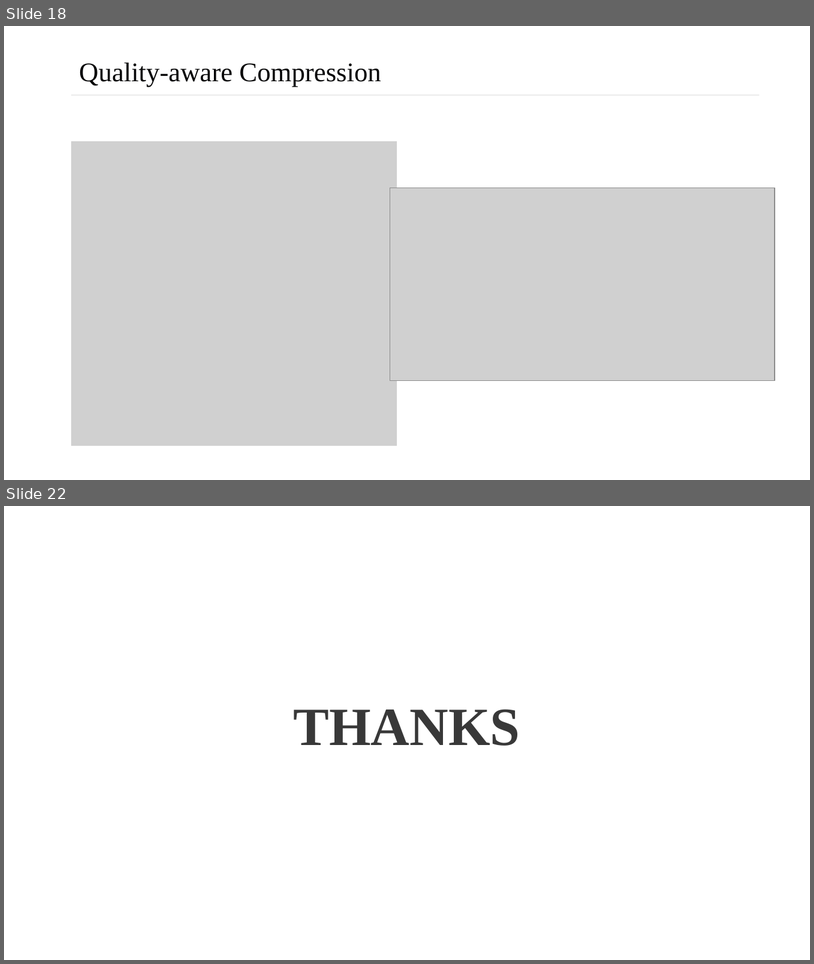
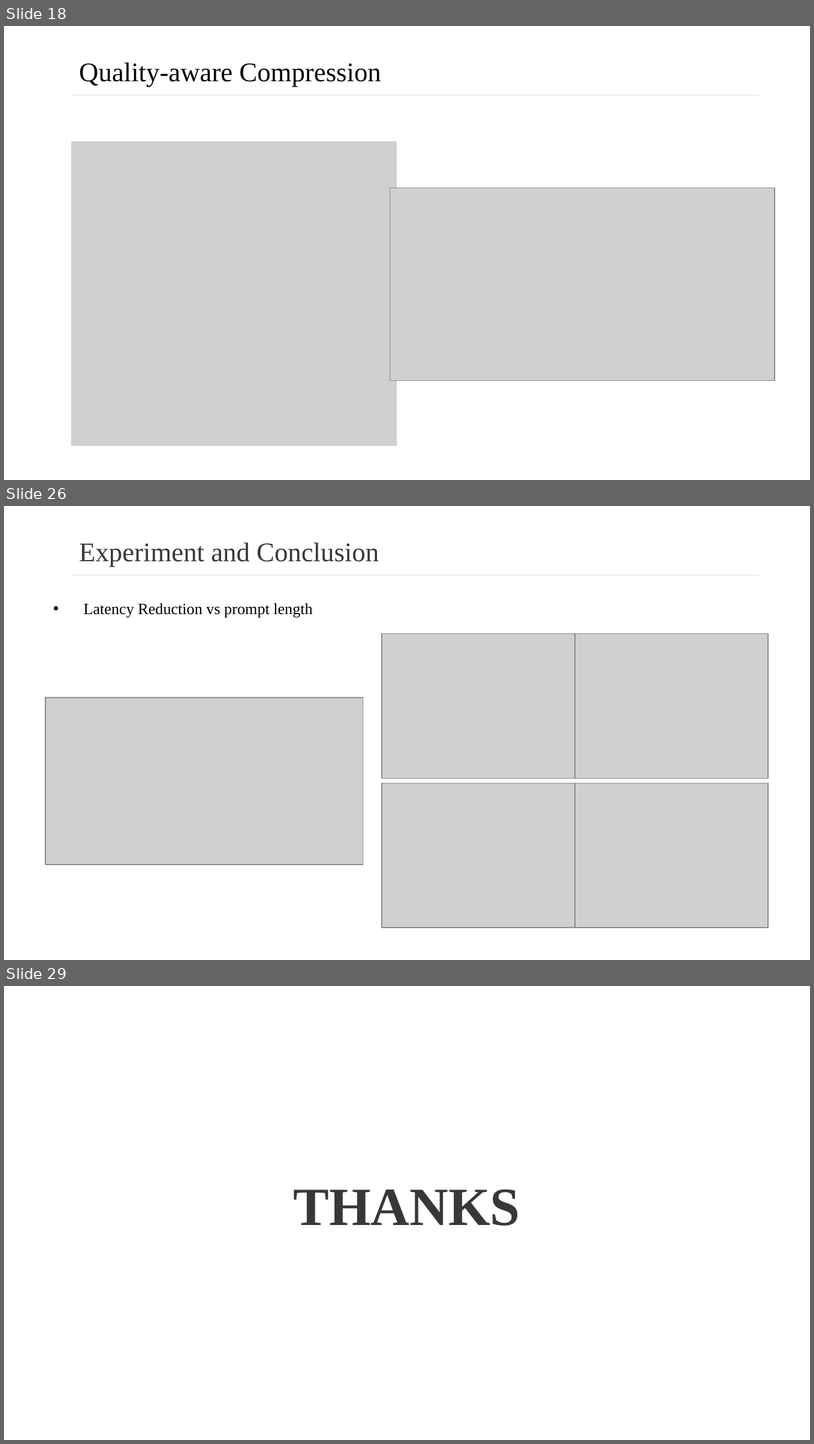
Before and after one commit to cseuconn/CSE-2024-Fall-OS, a slide deck: Kexin_Ricky_Dawei_John/Accelerating Trasformers via Multi-tiered Memory.pptx. Shown one above the other, each under a label of ours: slides 18 and 22 before the commit, slides 18, 26 and 29 after it; the slides between them are not shown. The pictures are 814x964 and 814x1444 pixels, drawn with LibreOffice and Linux fonts; fonts in the diff are those of the drawing; grey boxes stand for pictures. Boxes give left, top, right and bottom in pixels: in the first picture for what was removed or moved away, otherwise in the second. Text is boxed around its words. In the diff, an @@ line names an element or a change of style, - is before the commit and + after.

```diff
--- a/Kexin_Ricky_Dawei_John/Accelerating Trasformers via Multi-tiered Memory.pptx
+++ b/Kexin_Ricky_Dawei_John/Accelerating Trasformers via Multi-tiered Memory.pptx
@@ slide 26 added at (x1=4, y1=506, x2=810, y2=960), background #FFFFFF @@
@@ text added at (x1=79, y1=543, x2=379, y2=567), 24 pt, text #383838 @@
+Experiment and Conclusion
@@ rectangle added at (x1=71, y1=574, x2=759, y2=574), fill #646464 @@
@@ text added at (x1=84, y1=603, x2=312, y2=618), 14 pt, text #000000 @@
+• Latency Reduction vs prompt length
@@ picture added at (x1=382, y1=633, x2=576, y2=778) @@
@@ picture added at (x1=575, y1=633, x2=768, y2=778) @@
@@ picture added at (x1=45, y1=697, x2=363, y2=864) @@
@@ picture added at (x1=382, y1=783, x2=576, y2=927) @@
@@ picture added at (x1=575, y1=783, x2=768, y2=927) @@
@@ what was slide 22 is now slide 29 @@
```
Also in this commit, not shown: 6 slides changed, 6 other slides added.
